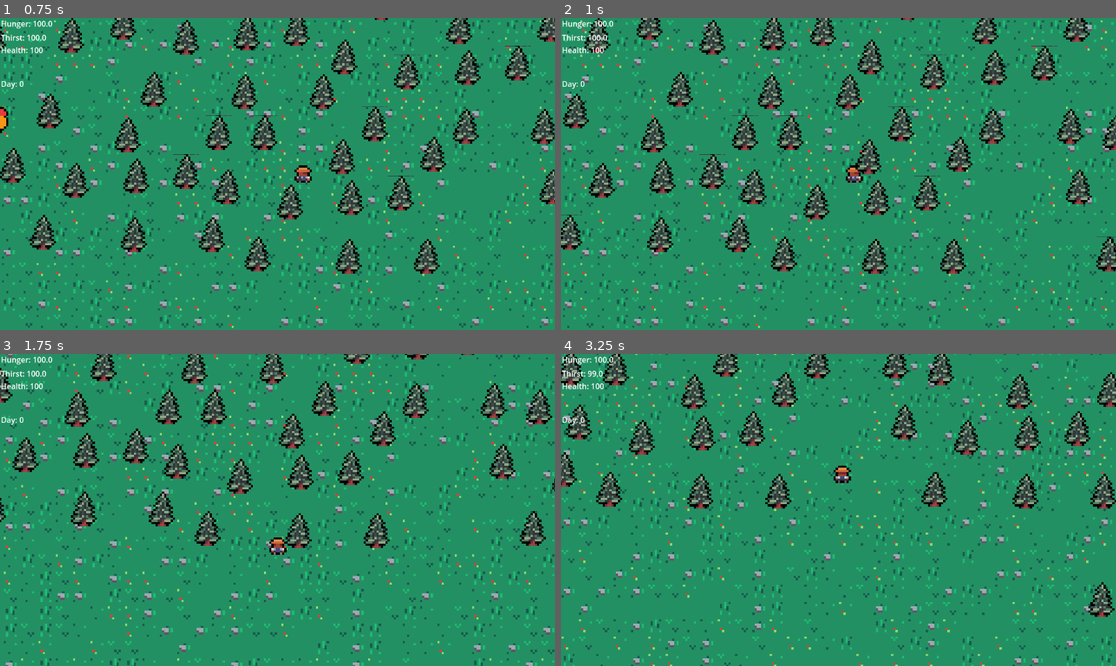
Above: before the commit, frames 1-4 (two rows, left to right).
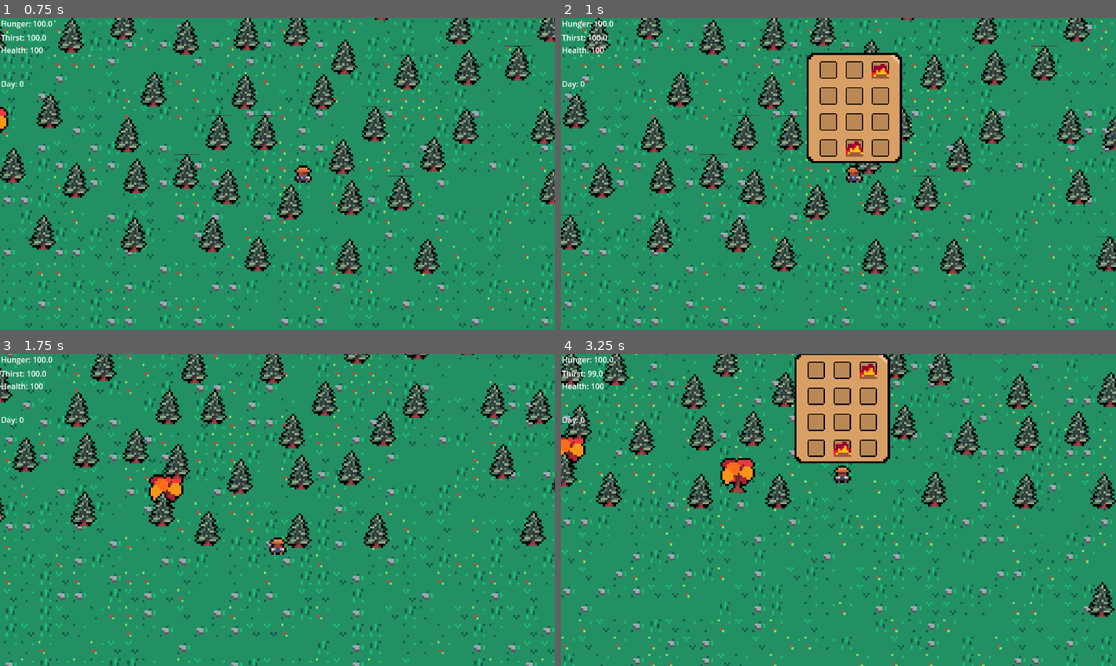
Above: after the commit, the same moments.

Repository: eagle3050/Stay-Alive
Game: Godot game, scene res://Scenes/main.tscn
Two runs of this game, one before a commit and one after it. Both use one fixed random seed, a clock stepped at 60 frames per second and the inputs below.
Inputs (mouse positions are in pixels of both pictures, inside the frame that each line leads up to):
- Up to frame 1 (0.75 s): tap Enter at 0.5 s; move the mouse to (399, 158) at 0.52 s; hold D (right) from 0.53 s (still down); tap 1 (1, bound only after the commit) at 0.6 s
- Up to frame 2 (1 s): keep holding D (right); tap E (e, bound only after the commit) at 0.8 s
- Up to frame 3 (1.75 s): move the mouse to (166, 525) at 1.27 s; release D (right) at 1.28 s; hold S (down) from 1.28 s (still down); tap E (e, bound only after the commit) at 1.35 s; click (166, 525) at 1.55 s
- Up to frame 4 (3.25 s): move the mouse to (894, 441) at 2.02 s; release S (down) at 2.03 s; hold D (right) 2.03-2.78 s; click (894, 441) at 2.1 s; tap 1 (1, bound only after the commit) at 2.3, 2.85 s; move the mouse to (810, 572) at 2.77 s; hold W (up) from 2.78 s (still down); tap E (e, bound only after the commit) at 3.05 s

Frame 1 is identical in both runs. In frame 2, 6.1% of the frame differs, in the area x 44-62%, y 11-47%; in frame 3, 0.4%; in frame 4, 6.9%, in the area x 0-60%, y 0-45%.

Commit message:
Simple invertory and campfire placing
player can now place campfire and 50% invertory

Diff:
--- a/campfire.tscn
+++ b/Scenes/campfire.tscn
@@ -1,6 +1,6 @@
 [gd_scene load_steps=4 format=3 uid="uid://btic7i3tl4ds8"]
 
-[ext_resource type="Script" uid="uid://bfwcn46jjl525" path="res://campfire.gd" id="1_b5him"]
+[ext_resource type="Script" uid="uid://bfwcn46jjl525" path="res://Scripts/campfire.gd" id="1_b5him"]
 [ext_resource type="Texture2D" uid="uid://jgxly14umbig" path="res://Assets/TinyRanch_Assets/TinyFarm_MapDecorations.png" id="1_oufq8"]
 
 [sub_resource type="CircleShape2D" id="CircleShape2D_oufq8"]
--- a/Scenes/main.tscn
+++ b/Scenes/main.tscn
@@ -2,10 +2,10 @@
 
 [ext_resource type="Texture2D" uid="uid://b2eigc7bao5bw" path="res://Assets/TinyRanch_Assets/TinyFarm_Tiles.png" id="1_bo1nx"]
 [ext_resource type="PackedScene" uid="uid://cmctx0bhktukh" path="res://Scenes/player.tscn" id="1_jjgbg"]
-[ext_resource type="Script" uid="uid://dg1adhqevcy1a" path="res://Scenes/main.gd" id="1_kry3j"]
-[ext_resource type="PackedScene" uid="uid://mojn1v27vs35" path="res://tree.tscn" id="3_8gbba"]
-[ext_resource type="PackedScene" uid="uid://j573r3fpylb3" path="res://ui.tscn" id="4_jjvhh"]
-[ext_resource type="PackedScene" uid="uid://btic7i3tl4ds8" path="res://campfire.tscn" id="6_21xkr"]
+[ext_resource type="Script" uid="uid://dg1adhqevcy1a" path="res://Scripts/main.gd" id="1_kry3j"]
+[ext_resource type="PackedScene" uid="uid://mojn1v27vs35" path="res://Scenes/tree.tscn" id="3_8gbba"]
+[ext_resource type="PackedScene" uid="uid://j573r3fpylb3" path="res://Scenes/ui.tscn" id="4_jjvhh"]
+[ext_resource type="PackedScene" uid="uid://btic7i3tl4ds8" path="res://Scenes/campfire.tscn" id="6_21xkr"]
 
 [sub_resource type="TileSetAtlasSource" id="TileSetAtlasSource_bo1nx"]
 texture = ExtResource("1_bo1nx")
--- a/Scenes/player.tscn
+++ b/Scenes/player.tscn
@@ -1,8 +1,10 @@
-[gd_scene load_steps=9 format=3 uid="uid://cmctx0bhktukh"]
+[gd_scene load_steps=11 format=3 uid="uid://cmctx0bhktukh"]
 
 [ext_resource type="Script" uid="uid://c8vjldlfbfscr" path="res://Scripts/player.gd" id="1_onrkg"]
 [ext_resource type="Texture2D" uid="uid://nk6ivtouhn2s" path="res://Assets/TinyRanch_Assets/TinyFarm_Characters.png" id="2_cvnsp"]
-[ext_resource type="Script" uid="uid://bkvaqqsba4e2e" path="res://Scenes/survival_stats.gd" id="3_6t5aa"]
+[ext_resource type="Resource" uid="uid://cmum3kx1kv4xn" path="res://invertory/player_inv.tres" id="2_vgqql"]
+[ext_resource type="Script" uid="uid://bkvaqqsba4e2e" path="res://Scripts/survival_stats.gd" id="3_6t5aa"]
+[ext_resource type="PackedScene" uid="uid://c1lsuiviqmkmb" path="res://invertory/intertory_ui.tscn" id="5_fkybt"]
 
 [sub_resource type="AtlasTexture" id="AtlasTexture_cvnsp"]
 atlas = ExtResource("2_cvnsp")
@@ -49,6 +51,7 @@
 [node name="Player" type="CharacterBody2D" groups=["player"]]
 collision_mask = 2
 script = ExtResource("1_onrkg")
+inv = ExtResource("2_vgqql")
 
 [node name="Holder" type="Node2D" parent="."]
 
@@ -74,6 +77,13 @@
 [node name="ColdHealthTimer" type="Timer" parent="SurvivalStats"]
 ignore_time_scale = true
 
+[node name="Intertory_UI" parent="." instance=ExtResource("5_fkybt")]
+z_index = 99
+offset_left = -22.0
+offset_top = -56.0
+offset_right = 22.0
+offset_bottom = -5.0
+
 [connection signal="timeout" from="SurvivalStats/DecreaseTimer" to="SurvivalStats" method="_on_decrease_timer_timeout"]
 [connection signal="timeout" from="SurvivalStats/HealthTimer" to="SurvivalStats" method="_on_health_timer_timeout"]
 [connection signal="timeout" from="SurvivalStats/ColdHealthTimer" to="SurvivalStats" method="_on_cold_health_timer_timeout"]
--- a/ui.tscn
+++ b/Scenes/ui.tscn
@@ -1,6 +1,6 @@
 [gd_scene load_steps=2 format=3 uid="uid://j573r3fpylb3"]
 
-[ext_resource type="Script" uid="uid://00k0a0v0bxyw" path="res://ui.gd" id="1_fyqef"]
+[ext_resource type="Script" uid="uid://00k0a0v0bxyw" path="res://Scripts/ui.gd" id="1_fyqef"]
 
 [node name="UI" type="CanvasLayer"]
 script = ExtResource("1_fyqef")
--- a/Scripts/player.gd
+++ b/Scripts/player.gd
@@ -1,9 +1,20 @@
 extends CharacterBody2D
 
+@export var inv: Inv
 var speed = 100
+var campfire_selected = false
 @onready var animated_sprite: AnimatedSprite2D = $Holder/AnimatedSprite2D
 
+
+
+
+
+
+
+
+
 func _process(_delta: float) -> void:
+	placing_items()
 	handle_anim()
 	var direction = Input.get_vector("left", "right", "up", "down").normalized()
 	velocity = direction * speed
@@ -25,10 +36,15 @@
 	hide()
 	print("dead")
 
-func placing_campfire():
-	var campfire = preload("res://campfire.tscn")
+func placing_items():
+
+	var campfire = preload("res://Scenes/campfire.tscn")
 	#INVERTORY CHECKING IF ENOUGH MATERIALS LOGIC
-	if Input.is_action_just_pressed("place"): #AND ENOUGH MATERIALS
+	if Input.is_action_just_pressed("1"):
+		print("selectg")
+		campfire_selected = true
+	if Input.is_action_just_pressed("place") and campfire_selected: #AND ENOUGH MATERIALS
 		var campfire_scene = campfire.instantiate()
-		campfire_scene.global_position = get_global_mouse_position()
-		get_parent().add_child(campfire)
+		var mouse_pos = get_global_mouse_position()
+		campfire_scene.global_position = mouse_pos
+		get_parent().add_child(campfire_scene)
--- /dev/null
+++ b/inv_slot.gd
@@ -0,0 +1,10 @@
+extends Panel
+
+@onready var item_visuals: Sprite2D = $CenterContainer/Panel/ItemDisplay
+
+func update(item: InvItem):
+	if not item:
+		item_visuals.visible = false
+	else:
+		item_visuals.visible = true
+		item_visuals.texture = item.texture
--- /dev/null
+++ b/inv_slot.tscn
@@ -0,0 +1,27 @@
+[gd_scene load_steps=3 format=3 uid="uid://cihf14fou10s8"]
+
+[ext_resource type="Texture2D" uid="uid://fqm0wqrtgp3b" path="res://Assets/inventory-slot.png" id="1_gvx5b"]
+[ext_resource type="Script" uid="uid://dtsur3rqak6gt" path="res://inv_slot.gd" id="1_gw5dw"]
+
+[node name="InvSlot" type="Panel"]
+self_modulate = Color(1, 1, 1, 0)
+custom_minimum_size = Vector2(8, 8)
+offset_right = 8.0
+offset_bottom = 8.0
+script = ExtResource("1_gw5dw")
+
+[node name="Sprite2D" type="Sprite2D" parent="."]
+scale = Vector2(0.49999997, 0.49999997)
+texture = ExtResource("1_gvx5b")
+centered = false
+
+[node name="CenterContainer" type="CenterContainer" parent="."]
+custom_minimum_size = Vector2(8, 8)
+layout_mode = 0
+offset_right = 8.0
+offset_bottom = 8.0
+
+[node name="Panel" type="Panel" parent="CenterContainer"]
+layout_mode = 2
+
+[node name="ItemDisplay" type="Sprite2D" parent="CenterContainer/Panel"]
--- /dev/null
+++ b/invertory/intertory_ui.gd
@@ -0,0 +1,28 @@
+extends Control
+
+var is_open = false
+@onready var inv: Inv = preload("res://invertory/player_inv.tres")
+@onready var slots: Array = $NinePatchRect/GridContainer.get_children()
+
+func _ready() -> void:
+	update_slots()
+	close()
+
+func _process(delta: float) -> void:
+	if Input.is_action_just_pressed("e"):
+		if is_open:
+			close()
+		else:
+			open()
+
+func update_slots():
+	for i in range(min(inv.items.size(), slots.size())):
+		slots[i].update(inv.items[i])
+
+func open():
+	visible = true
+	is_open = true
+
+func close():
+	visible = false
+	is_open = false
--- /dev/null
+++ b/invertory/intertory_ui.tscn
@@ -0,0 +1,77 @@
+[gd_scene load_steps=4 format=3 uid="uid://c1lsuiviqmkmb"]
+
+[ext_resource type="Script" uid="uid://lojpvkhaacys" path="res://invertory/intertory_ui.gd" id="1_w7jx4"]
+[ext_resource type="Texture2D" uid="uid://cf6lh4rn7gwdm" path="res://Assets/inventory-background.png" id="2_hdtep"]
+[ext_resource type="PackedScene" uid="uid://cihf14fou10s8" path="res://inv_slot.tscn" id="3_ipgnx"]
+
+[node name="Intertory_UI" type="Control"]
+custom_minimum_size = Vector2(44, 51)
+layout_mode = 3
+anchor_right = 0.96700007
+anchor_bottom = 0.93700004
+offset_right = -1069.9841
+offset_bottom = -556.176
+grow_horizontal = 2
+grow_vertical = 2
+script = ExtResource("1_w7jx4")
+
+[node name="NinePatchRect" type="NinePatchRect" parent="."]
+layout_mode = 0
+offset_right = 44.0
+offset_bottom = 51.0
+texture = ExtResource("2_hdtep")
+patch_margin_left = 6
+patch_margin_top = 6
+patch_margin_right = 6
+patch_margin_bottom = 6
+
+[node name="GridContainer" type="GridContainer" parent="NinePatchRect"]
+layout_mode = 1
+anchors_preset = 8
+anchor_left = 0.5
+anchor_top = 0.5
+anchor_right = 0.5
+anchor_bottom = 0.5
+offset_left = -16.0
+offset_top = -22.0
+offset_right = 16.0
+offset_bottom = 22.0
+grow_horizontal = 2
+grow_vertical = 2
+columns = 3
+
+[node name="InvSlot1" parent="NinePatchRect/GridContainer" instance=ExtResource("3_ipgnx")]
+layout_mode = 2
+
+[node name="InvSlot2" parent="NinePatchRect/GridContainer" instance=ExtResource("3_ipgnx")]
+layout_mode = 2
+
+[node name="InvSlot3" parent="NinePatchRect/GridContainer" instance=ExtResource("3_ipgnx")]
+layout_mode = 2
+
+[node name="InvSlot4" parent="NinePatchRect/GridContainer" instance=ExtResource("3_ipgnx")]
+layout_mode = 2
+
+[node name="InvSlot5" parent="NinePatchRect/GridContainer" instance=ExtResource("3_ipgnx")]
+layout_mode = 2
+
+[node name="InvSlot6" parent="NinePatchRect/GridContainer" instance=ExtResource("3_ipgnx")]
+layout_mode = 2
+
+[node name="InvSlot7" parent="NinePatchRect/GridContainer" instance=ExtResource("3_ipgnx")]
+layout_mode = 2
+
+[node name="InvSlot8" parent="NinePatchRect/GridContainer" instance=ExtResource("3_ipgnx")]
+layout_mode = 2
+
+[node name="InvSlot9" parent="NinePatchRect/GridContainer" instance=ExtResource("3_ipgnx")]
+layout_mode = 2
+
+[node name="InvSlot10" parent="NinePatchRect/GridContainer" instance=ExtResource("3_ipgnx")]
+layout_mode = 2
+
+[node name="InvSlot11" parent="NinePatchRect/GridContainer" instance=ExtResource("3_ipgnx")]
+layout_mode = 2
+
+[node name="InvSlot12" parent="NinePatchRect/GridContainer" instance=ExtResource("3_ipgnx")]
+layout_mode = 2
--- /dev/null
+++ b/invertory/invertory.gd
@@ -0,0 +1,5 @@
+extends Resource
+
+class_name Inv
+
+@export var items: Array[InvItem]
--- /dev/null
+++ b/invertory/invertory_item.gd
@@ -0,0 +1,6 @@
+extends Resource
+
+class_name InvItem
+
+@export var name: String = ""
+@export var texture: Texture2D
--- /dev/null
+++ b/invertory/items/campfire.tres
@@ -0,0 +1,10 @@
+[gd_resource type="Resource" script_class="InvItem" load_steps=3 format=3 uid="uid://tx5a2oy8kaxc"]
+
+[ext_resource type="Script" uid="uid://c3vgrmc4ewghj" path="res://invertory/invertory_item.gd" id="1_iyapk"]
+[ext_resource type="Texture2D" uid="uid://bjb3oywtm8scm" path="res://Assets/TinyRanch_Assets/pixil-frame-0(6).png" id="2_r1aj3"]
+
+[resource]
+script = ExtResource("1_iyapk")
+name = "Campfire"
+texture = ExtResource("2_r1aj3")
+metadata/_custom_type_script = "uid://c3vgrmc4ewghj"
--- /dev/null
+++ b/invertory/player_inv.tres
@@ -0,0 +1,10 @@
+[gd_resource type="Resource" script_class="Inv" load_steps=4 format=3 uid="uid://cmum3kx1kv4xn"]
+
+[ext_resource type="Script" uid="uid://c3vgrmc4ewghj" path="res://invertory/invertory_item.gd" id="1_38u2j"]
+[ext_resource type="Resource" uid="uid://tx5a2oy8kaxc" path="res://invertory/items/campfire.tres" id="2_5qhjk"]
+[ext_resource type="Script" uid="uid://bltdhapudg5v3" path="res://invertory/invertory.gd" id="3_06tn5"]
+
+[resource]
+script = ExtResource("3_06tn5")
+items = Array[ExtResource("1_38u2j")]([null, null, ExtResource("2_5qhjk"), null, null, null, null, null, null, null, ExtResource("2_5qhjk"), null])
+metadata/_custom_type_script = "uid://bltdhapudg5v3"
--- a/project.godot
+++ b/project.godot
@@ -41,6 +41,21 @@
 "events": [Object(InputEventKey,"resource_local_to_scene":false,"resource_name":"","device":-1,"window_id":0,"alt_press …(192 unchanged characters)…
 ]
 }
+place={
+"deadzone": 0.2,
+"events": [Object(InputEventMouseButton,"resource_local_to_scene":false,"resource_name":"","device":-1,"window_id":0,"alt_pressed":false,"shift_pressed":false,"ctrl_pressed":false,"meta_pressed":false,"button_mask":1,"position":Vector2(354, 7),"global_position":Vector2(363, 55),"factor":1.0,"button_index":1,"canceled":false,"pressed":true,"double_click":false,"script":null)
+]
+}
+1={
+"deadzone": 0.2,
+"events": [Object(InputEventKey,"resource_local_to_scene":false,"resource_name":"","device":-1,"window_id":0,"alt_pressed":false,"shift_pressed":false,"ctrl_pressed":false,"meta_pressed":false,"pressed":false,"keycode":0,"physical_keycode":49,"key_label":0,"unicode":49,"location":0,"echo":false,"script":null)
+]
+}
+e={
+"deadzone": 0.2,
+"events": [Object(InputEventKey,"resource_local_to_scene":false,"resource_name":"","device":-1,"window_id":0,"alt_pressed":false,"shift_pressed":false,"ctrl_pressed":false,"meta_pressed":false,"pressed":false,"keycode":0,"physical_keycode":69,"key_label":0,"unicode":101,"location":0,"echo":false,"script":null)
+]
+}
 
 [rendering]
 
Binary file added: Assets/TinyRanch_Assets/pixil-frame-0(6).png
Not shown, added: Assets/TinyRanch_Assets/pixil-frame-0(6).png.import
Binary file added: Assets/inventory-background.png
Not shown, added: Assets/inventory-background.png.import
Binary file added: Assets/inventory-slot.png
Not shown, added: Assets/inventory-slot.png.import
Renamed: tree.tscn -> Scenes/tree.tscn
Renamed: campfire.gd -> Scripts/campfire.gd
Renamed: campfire.gd.uid -> Scripts/campfire.gd.uid
Renamed: Scenes/main.gd -> Scripts/main.gd
Renamed: Scenes/main.gd.uid -> Scripts/main.gd.uid
Renamed: Scenes/survival_stats.gd -> Scripts/survival_stats.gd
(and 7 more such lines)
